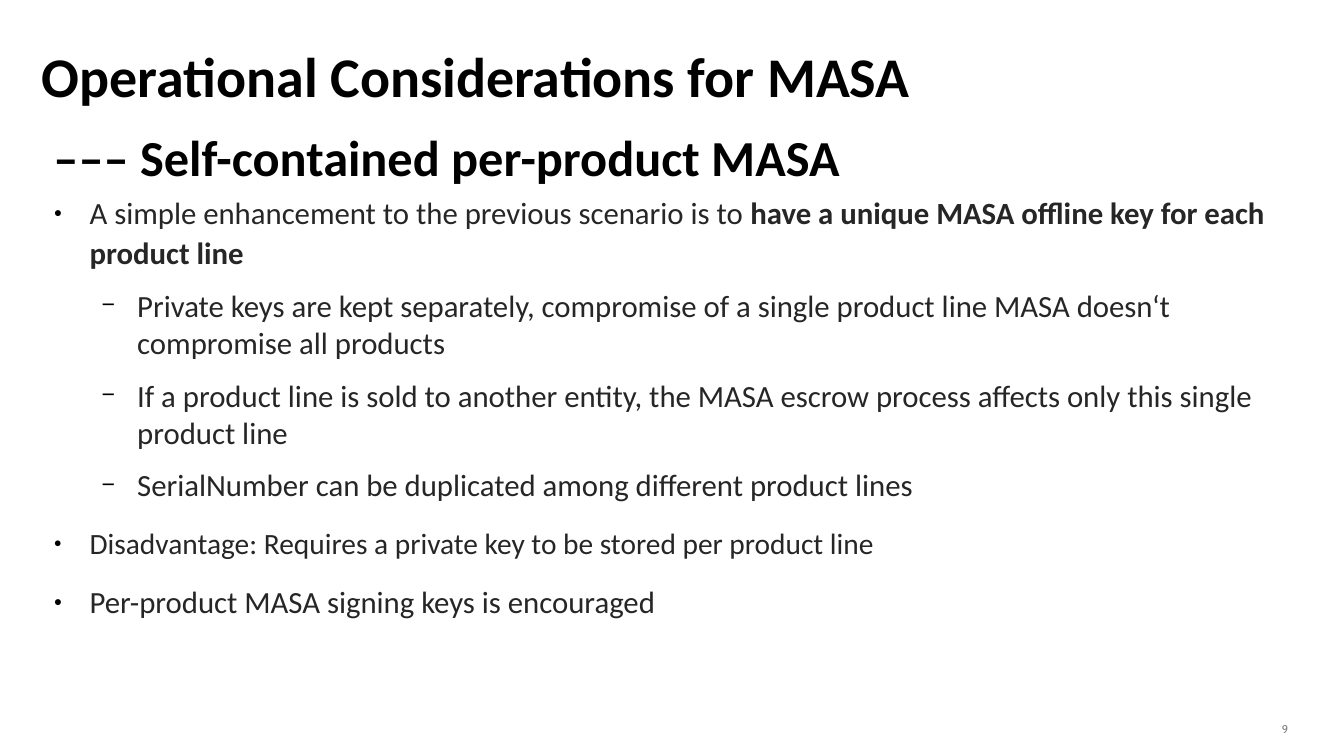
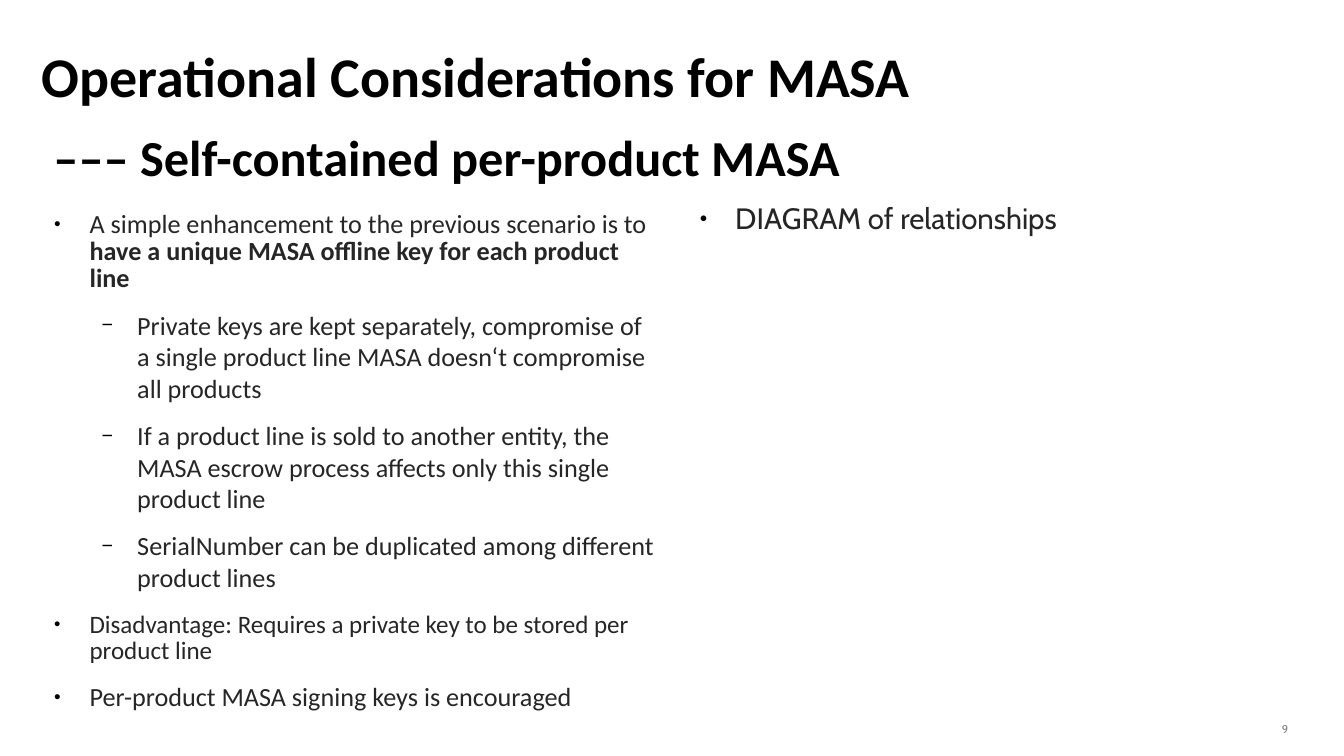
Before and after one commit to mcr/masa-operational-considerations, a slide deck: slide 9 of presentations/slides-anima-ietf107-masa-considerations.odp. Drawn at 1344x756 pixels with LibreOffice and Linux fonts; fonts in the diff are those of the drawing. Boxes give left, top, right and bottom in pixels: in the first picture for what was removed or moved away, otherwise in the second. Text is boxed around its words. In the diff, an @@ line names an element or a change of style, - is before the commit and + after.

Commit message:
updates to slides, adjust sizes of boxes (PPT thing?) and noted where diagrams go

```diff
--- a/presentations/slides-anima-ietf107-masa-considerations.odp
+++ b/presentations/slides-anima-ietf107-masa-considerations.odp
@@ text added at (735,207,1056,236), 21 pt, text #262626 @@
+● DIAGRAM of relationships
@@ text "A simple enhancement to the ...": place and size @@
-text "A simple enhancement to the ..." at (90,202,1264,619)
+text "A simple enhancement to the ..." at (90,214,654,711)
@@ text "A simple enhancement to the ..." at (90,214,654,711): size 22 to 18.7 pt in "A simple enhancement to the previous scenario ...", "Private keys are kept separately, compromise of ...", "If a product line is sold to ...", "SerialNumber can be duplicated among different product ..." and 1 more places; size 21 to 17.9 pt in "Disadvantage: Requires a private key to be ..."; line spacing 1.07 to 0.87 @@
```
Also in this commit, not shown: 10 other slides changed, 2 other files.
